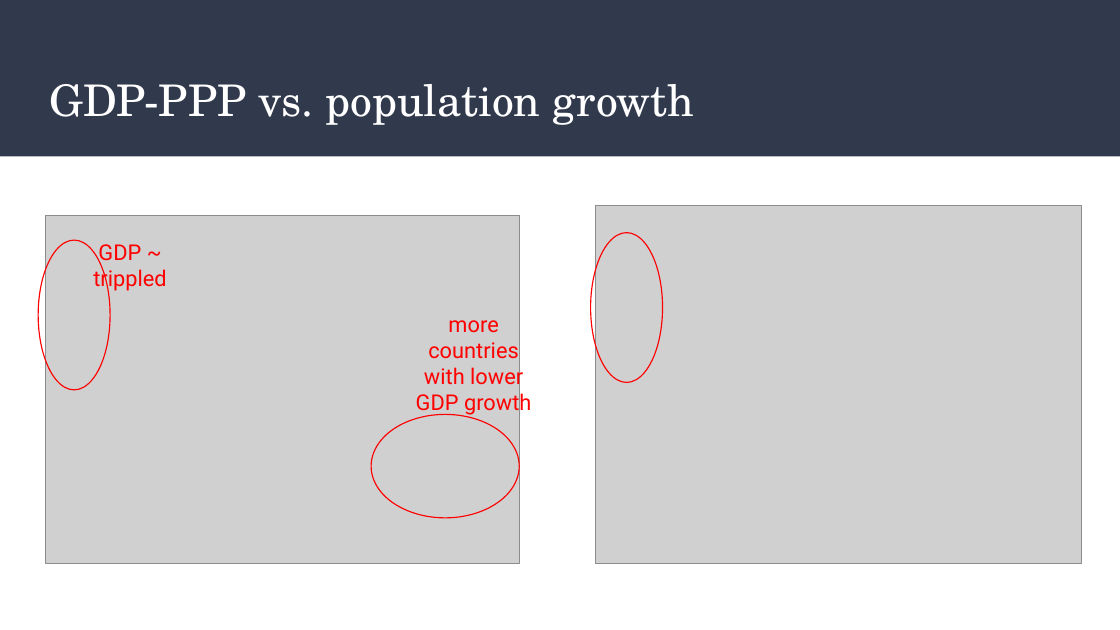
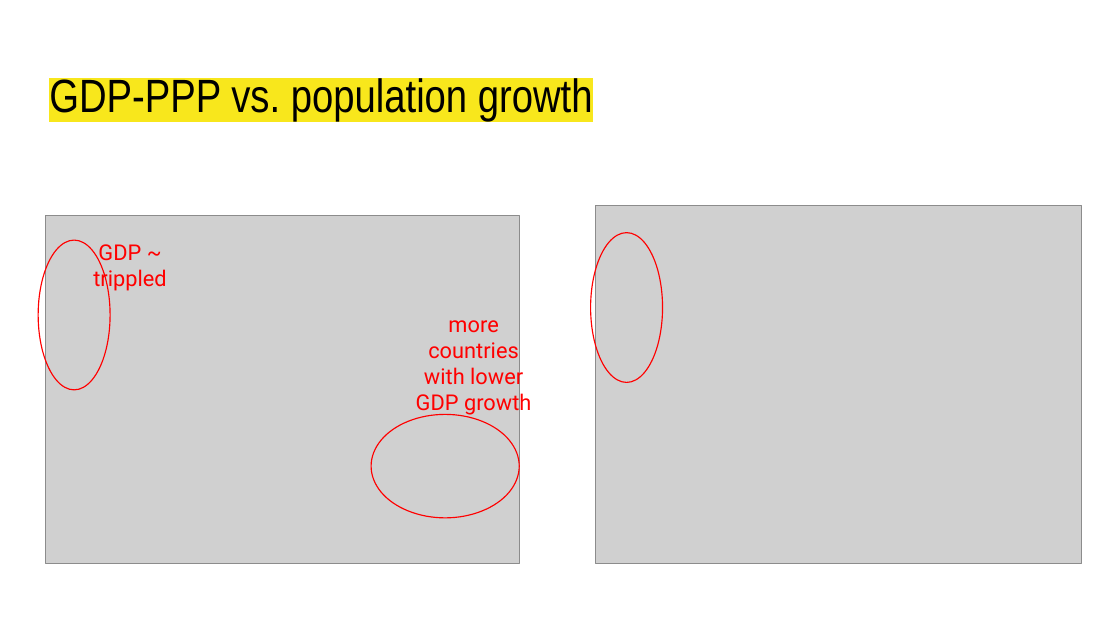
Before and after one commit to Nai-coder/DE1-Term2, a slide deck: slide 10 of Term2/Presentation/Trends in electricity production vs. Economic growth.pptx. Drawn at 1120x630 pixels with LibreOffice and Linux fonts; fonts in the diff are those of the drawing; grey boxes stand for pictures. Boxes give left, top, right and bottom in pixels: in the first picture for what was removed or moved away, otherwise in the second. Text is boxed around its words. In the diff, an @@ line names an element or a change of style, - is before the commit and + after.

```diff
--- a/Term2/Presentation/Trends in electricity production vs. Economic growth.pptx
+++ b/Term2/Presentation/Trends in electricity production vs. Economic growth.pptx
@@ rectangle removed at (0,0,1120,157) @@
@@ title "GDP-PPP vs. population growth": place and size @@
-title "GDP-PPP vs. population growth" at (49,84,695,125)
+title "GDP-PPP vs. population growth" at (49,74,593,121)
@@ title "GDP-PPP vs. population growth" at (49,74,593,121): size 28 to 30 pt, font TeX Gyre Schola to Arial Narrow, text colour #FFFFFF to #000000, highlight none to #F8E71C @@
```
Also in this commit, not shown: 10 other slides changed, 1 other file.
